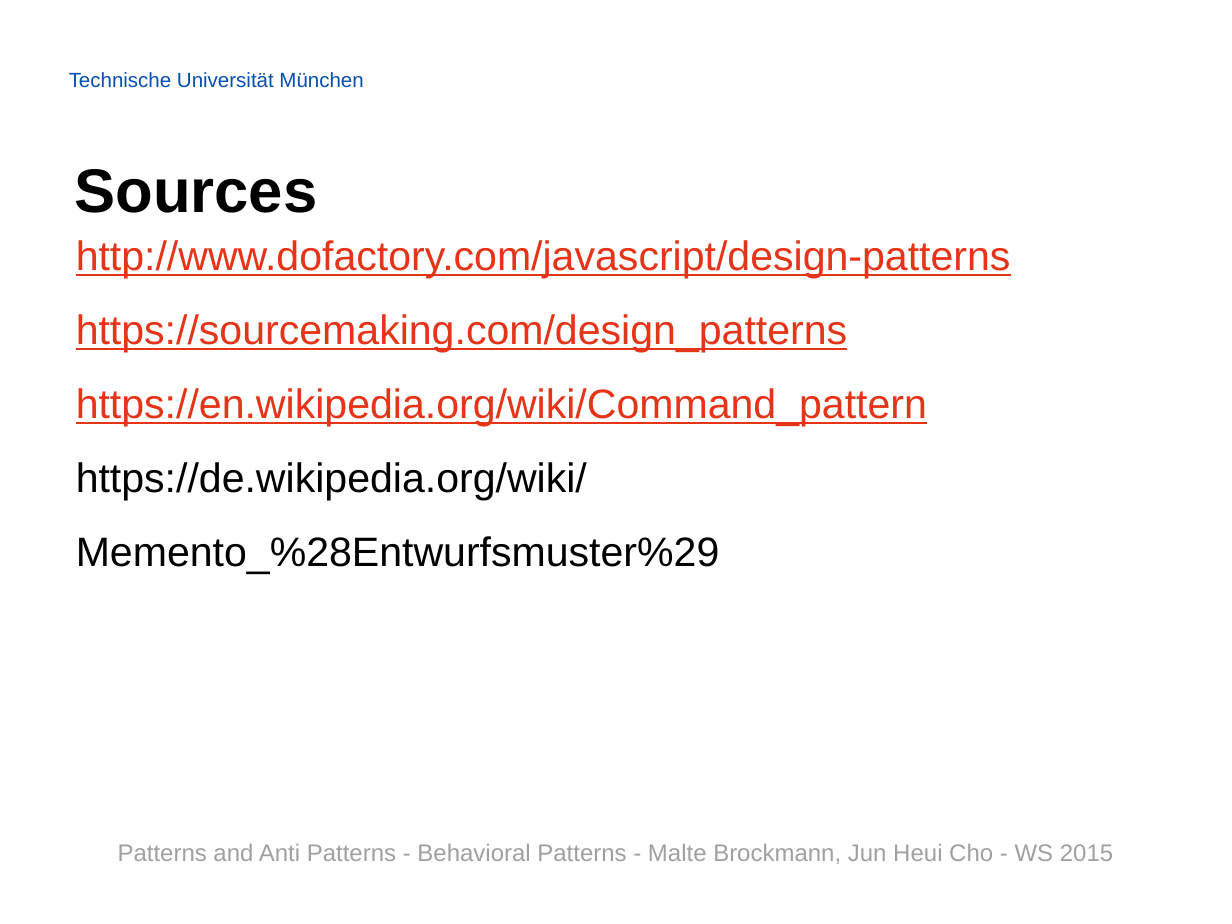
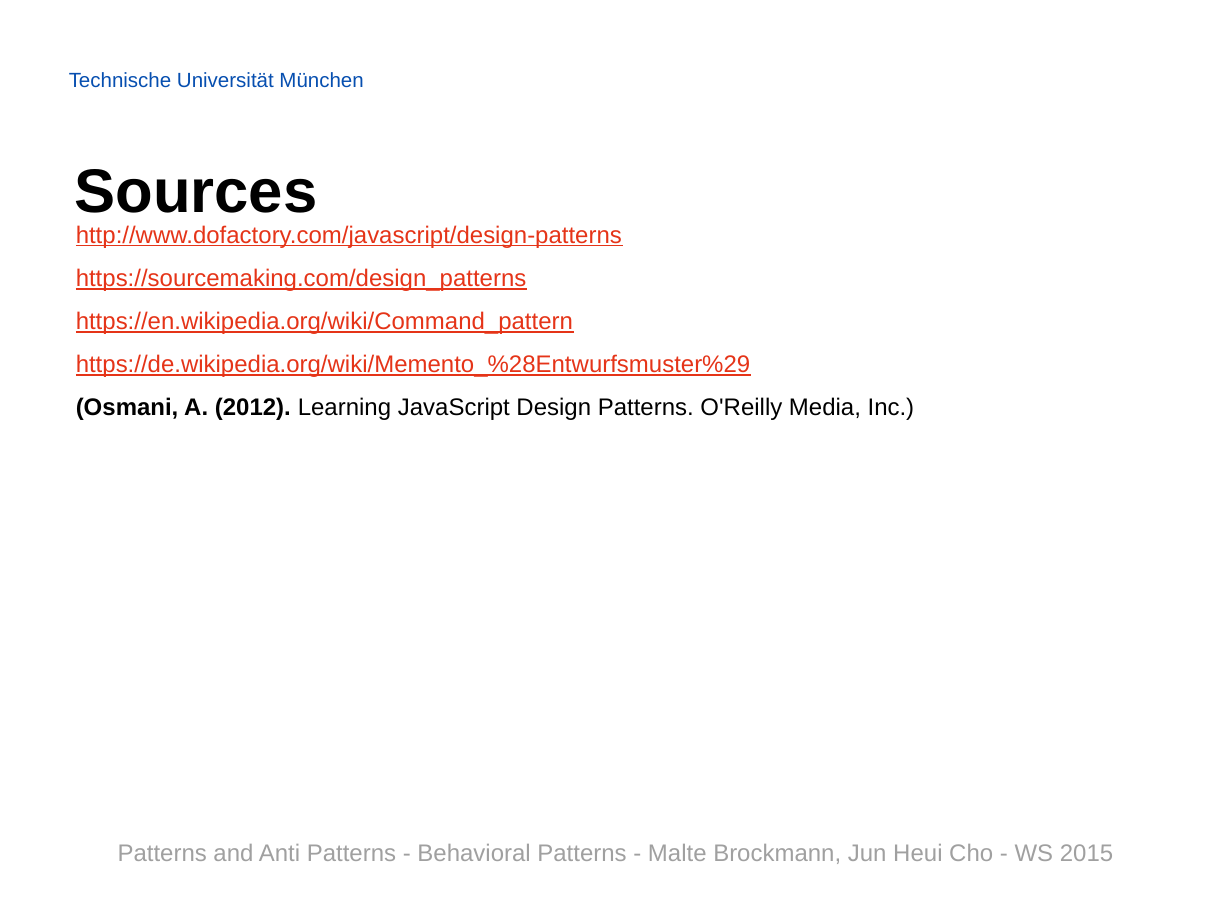
Before and after one commit to Painted6/Behavioral-design-patterns, a slide deck: slide 15 of Behavioral Patterns - JS Patterns and Anti Patterns.pptx. Drawn at 1232x924 pixels with LibreOffice and Linux fonts; fonts in the diff are those of the drawing; background and template pictures are left out. Boxes give left, top, right and bottom in pixels: in the first picture for what was removed or moved away, otherwise in the second. Text is boxed around its words. In the diff, an @@ line names an element or a change of style, - is before the commit and + after.

Commit message:
added Bahavior Pattern in General

```diff
--- a/Behavioral Patterns - JS Patterns and Anti Patterns.pptx
+++ b/Behavioral Patterns - JS Patterns and Anti Patterns.pptx
@@ text at box(76, 225, 750, 377): size 24 to 14 pt in "http://www.dofactory.com/javascript/design-patterns", "https://sourcemaking.com/design_patterns", "https://en.wikipedia.org/wiki/Command_pattern", "https://de.wikipedia.org/wiki/Memento_%28Entwurfsmuster%29"; text colour #000000 to #E53418, underline on in "https://de.wikipedia.org/wiki/Memento_%28Entwurfsmuster%29" @@
@@ text at box(76, 397, 915, 420): paragraph added @@
+(Osmani, A. (2012). Learning JavaScript Design Patterns. O'Reilly Media, Inc.)
```
Also in this commit, not shown: 1 other slide changed.
